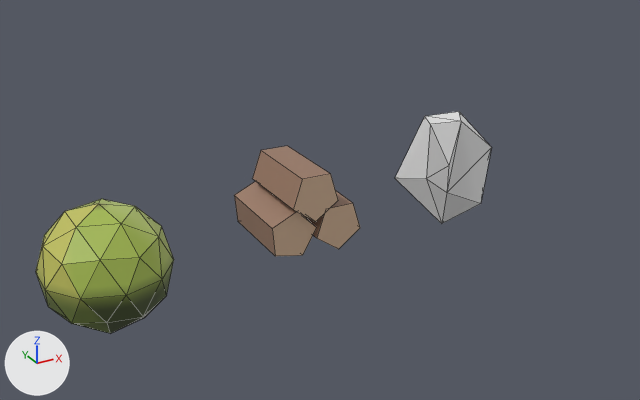
An edit to the Blender file Blender/Units.blend, drawn before and after from the same camera.
The view is the same before and after, from a 50 mm camera at (4.472, -17.439, 0.431) aimed at (5.026, -16.431, -0.072). Lighting does not change. The marker at lower left points along +X, +Y and +Z. Mesh edges are drawn as thin lines.

The older version as bpy lines, for what is in view:
```python
me_cylinder_019 = bpy.data.meshes.new('Cylinder.019')
me_cylinder_019.from_pydata(...)  # 30 vertices, 21 faces; spans x -0.0554..0.0554, y -0.0545..0.0545, z -0.049..0.049
me_cylinder_019.materials.append(mat_materialterrain)  # picture img_colorsheet_tree_normal_png
me_icosphere = bpy.data.meshes.new('Icosphere')
me_icosphere.from_pydata(...)  # an icosphere of 80 faces spanning x -0.0666..0.0666, y -0.07..0.07, z -0.07..0.07
me_icosphere.materials.append(mat_materialterrain)  # picture img_colorsheet_tree_normal_png
me_sphere_002 = bpy.data.meshes.new('Sphere.002')
me_sphere_002.from_pydata(...)  # 14 vertices, 23 faces; spans x -0.055..0.06, y -0.076..0.076, z -0.048..0.045
ob_itembush = bpy.data.objects.new('ItemBush', me_icosphere)
ob_itembush.location = (4.671, -16.617, 0.0)
ob_itemcrystal = bpy.data.objects.new('ItemCrystal', me_sphere_002)
ob_itemcrystal.location = (5.141, -16.564, 0.0)
ob_itemcrystal.rotation_euler = (1.571, 0.0, 0.0)  # degrees (90, 0, 0)
ob_itemwood = bpy.data.objects.new('ItemWood', me_cylinder_019)
ob_itemwood.location = (4.902, -16.602, 0.021)
```
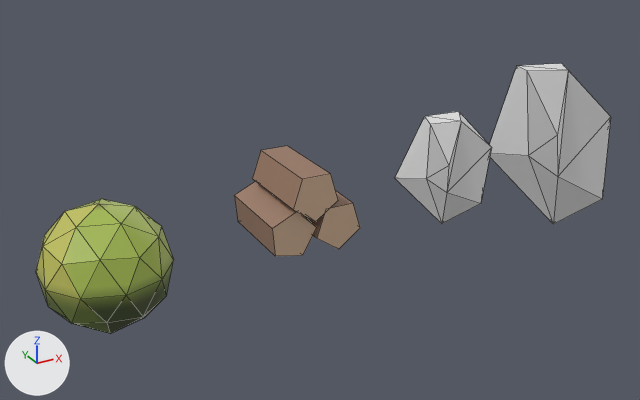
Commit message: large crystal

The change, as a list of edits to the scene's bpy script:
```text
Add me_sphere_001:
    me_sphere_001.from_pydata([(-0.006, -0.045, -0.061), (-0.024, 0.121, 0.039), (0.011, 0.114, -0.01), (0.06, -0.03, -0.042), (0.086, -0.033, 0.013), (0.046, 0.051, 0.058), (0.053, -0.073, 0.056), (-0.069, 0.119, 0.01), (-0.033, 0.033, 0.042), (-0.018, -0.032, 0.036), (-0.044, -0.007, 0.002), (-0.077, -0.014, -0.047), (0.008, -0.12, 0.012), (-0.042, 0.11, -0.041)], [], [(13, 2, 3), (3, 2, 4), (4, 5, 6), (2, 5, 4), (1, 7, 8), (8, 10, 9), (8, 7, 10), (7, 1, 13), (13, 1, 2), (0, 13, 3), (0, 3, 12), (3, 4, 12), (12, 4, 6), (2, 1, 5), (6, 5, 9), (5, 1, 9), (12, 6, 9), (9, 1, 8), (11, 10, 7, 13), (9, 10, 12), (12, 10, 11), (11, 13, 0), (12, 11, 0)])
Add ob_itemcrystallarge:
    ob_itemcrystallarge = bpy.data.objects.new('ItemCrystalLarge', me_sphere_001)
    ob_itemcrystallarge.location = (5.326, -16.564, 0.0)
    ob_itemcrystallarge.rotation_euler = (1.571, 0.0, 0.0)  # degrees (90, 0, 0)
```

Pixel boxes (x1, y1, x2, y2) of what changed, in the pictures (640 x 400 px):
'ItemCrystalLarge', added: after (489, 63, 611, 224)
